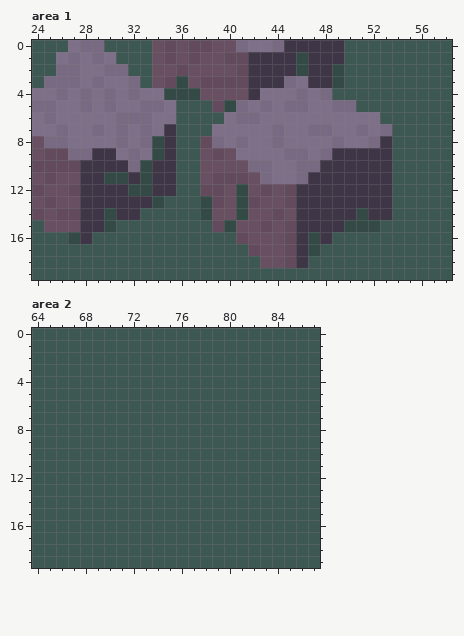
Pixel-art file: assets/ui_mockup.aseprite. The picture above was drawn from the file before the commit.
320x180 pixels, 1 frame. Colours within 5 levels of each other are drawn and written as one. Shown: area 1: x 24..58, y 0..19; area 2: x 64..87, y 0..19. The commit also changed other parts of the picture, which this record leaves out.
After:
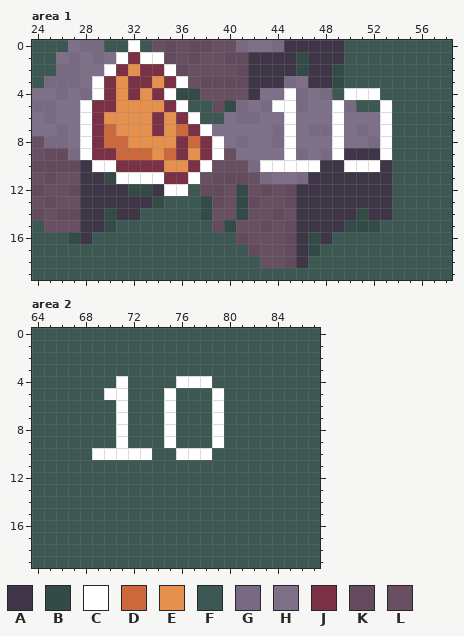
Palette (. is transparent): A #3e3546  B #344a46  C #ffffff  D #cd683d  E #e6904e  F #3d5752  G #786a82  H #7f708a  J #7a3045  K #634b5d  L #694f62
Diff:
layer "UI" added
--- area 1, layer "UI"
@@ x 24..58 @@
- 0 FFFHGGFFFFLKLKKLLGHHGAAAAAFFFFFFFFF
- 1 FFHGHGHFFFLKLKLLKKAAAABAAAFFFFFFFFF
- 2 FFGGHHGGFFLLKLLLLKAAAABAABFFFFFFFFF
- 3 FGGGHGHHGFLKBLKKKKAAAGHAABFFFFFFFFF
- 4 HHGHGHGHGHHBBBLLLLAHHHGHGFFFFFFFFFF
- 5 GGHHGHGHHGGHFFFKBGHGHGGHHGGFFFFFFFF
- 6 HGHHHHHGGGHHFFFFHGGHHHHHHHHHHFFFFFF
- 7 HHGHHGHGHGHAFFFHHHHHGHHGGHHGHGFFFFF
- 8 LGGHHHHGHGBAFFKGHGHHGHHHHGHHGAFFFFF
- 9 LKKGGAAHGHBAFFLKLHHHHGGHGAAAAAFFFFF
-10 KKKKAAAAGBAAFFLLLLGGHHGGAAAAAAFFFFF
-11 LKLLAABBABAAFFLKKKLGHHGAAAAAAAFFFFF
-12 KLLKAAAABBAAFFKKLBLKLKAAAAAAAAFFFFF
+ 0 FFFHGGFFCFLKLKKLLGHHGAAAAAFFFFFFFFF
+ 1 FFHGHGHCJCCKLKLLKKAAAABAAAFFFFFFFFF
+ 2 FFGGHHCJEJJCKLLLLKAAAABAABFFFFFFFFF
+ 3 FGGGHCJEJJEJCLKKKKAAAGHAABFFFFFFFFF
+ 4 HHGHGCJEJEJCBBLLLLAHHCGHGFCCCFFFFFF
+ 5 GGHHCJJEEEEJCFFKBGHGCCGHHCGFFCFFFFF
+ 6 HGHHCJEEEEJEJCFFHGGHHCHHHCHHHCFFFFF
+ 7 HHGHCJDEEEJEDJCHHHHHGCHGGCHGHCFFFFF
+ 8 LGGHCJDDEEEEJDJCHGHHGCHHHCHHGCFFFFF
+ 9 LKKGCJJDDDEDJEJCLHHHHCGHGCAAACFFFFF
+10 KKKKACCJJJJEEJCLLLGCCCCCAACCCAFFFFF
+11 LKLLAABCCCCJJCLKKKLGHHGAAAAAAAFFFFF
+12 KLLKAAAABBACCFKKLBLKLKAAAAAAAAFFFFF
 13 LKLLAAAAAABFFFBKLBKLLKAAAAAAAAFFFFF
--- area 2, layer "UI"
@@ x 67..81 @@
  3 FFFFFFFFFFFFFFF
- 4 FFFFFFFFFFFFFFF
- 5 FFFFFFFFFFFFFFF
- 6 FFFFFFFFFFFFFFF
- 7 FFFFFFFFFFFFFFF
- 8 FFFFFFFFFFFFFFF
- 9 FFFFFFFFFFFFFFF
-10 FFFFFFFFFFFFFFF
+ 4 FFFFCFFFFCCCFFF
+ 5 FFFCCFFFCFFFCFF
+ 6 FFFFCFFFCFFFCFF
+ 7 FFFFCFFFCFFFCFF
+ 8 FFFFCFFFCFFFCFF
+ 9 FFFFCFFFCFFFCFF
+10 FFCCCCCFFCCCFFF
 11 FFFFFFFFFFFFFFF
